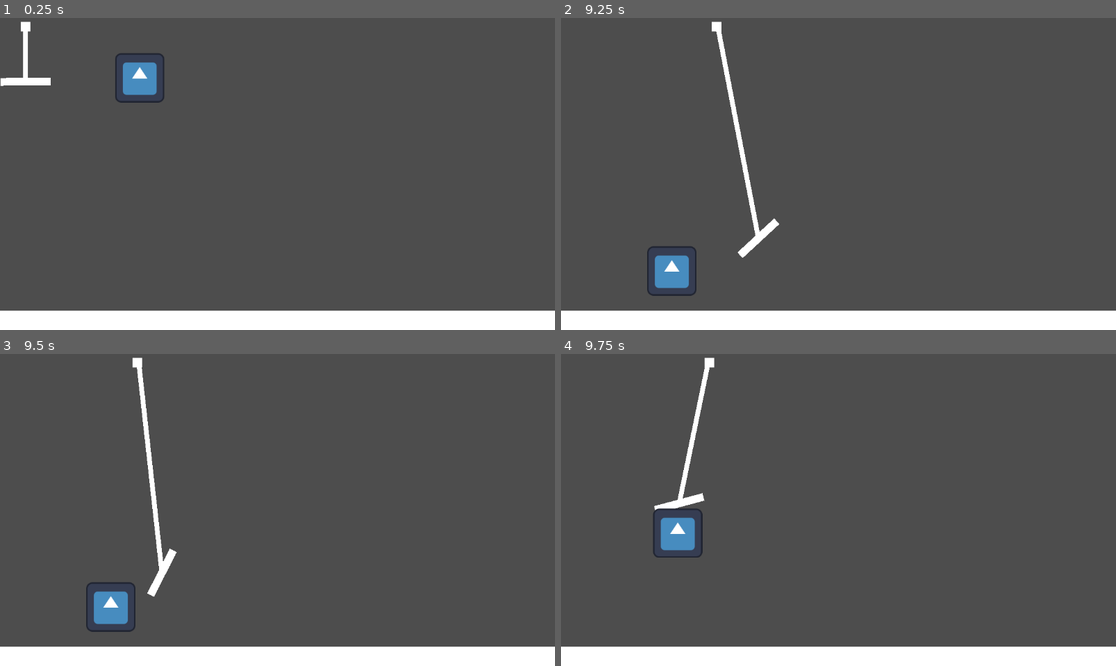
Above: before the commit, frames 1-4 (two rows, left to right).
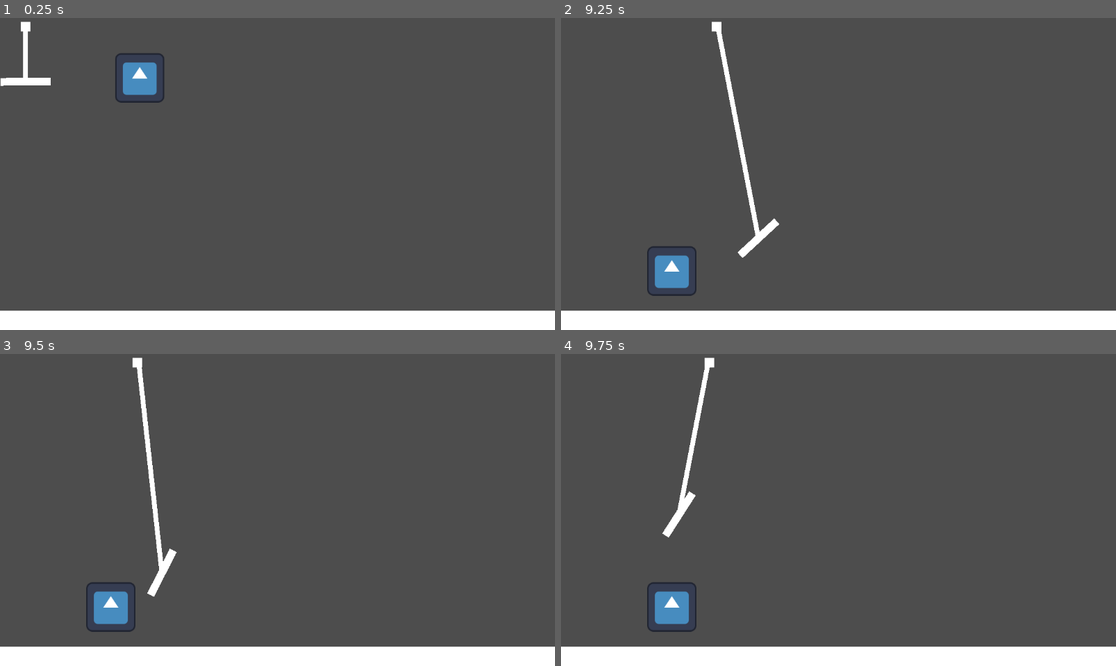
Above: after the commit, the same moments.

Repository: mmadsoup/LD53
Game: Godot game, scene res://scenes/game.tscn
Same seed, same stepped clock (60 frames per second), same inputs: the game is played once before the commit and once after it. The engine's default icon, where the game draws it, is replaced by a stand-in: a white triangle on a blue panel in a dark square.
Inputs:
- Up to frame 1 (0.25 s): no input
- Up to frame 2 (9.25 s): hold Right (ui_right) 0.53-2.03 s; tap Space (ui_select) at 0.6, 0.77, 1.07, 1.35, 1.52, 1.82, 2.1, 2.85, 3.02, 3.32, 3.6, 3.77, 4.07, 4.35, 4.52, 4.82, 5.1, 5.85, 6.02, 6.32, 6.6, 6.77, 7.07, 7.35, 7.52, 7.82, 8.1, 8.85, 9.02 s; hold Left (ui_left) 2.03-4.28 s; tap Enter at 4.25 s; hold Right (ui_right) 4.28-8.03 s; hold Left (ui_left) from 8.03 s (still down)
- Up to frame 3 (9.5 s): keep holding Left (ui_left); tap Space (ui_select) at 9.32 s
- Up to frame 4 (9.75 s): release Left (ui_left) at 9.53 s; hold Right (ui_right) from 9.53 s (still down); tap Space (ui_select) at 9.6 s

Frames 1-3 are identical in both runs. In frame 4, 2.1% of the frame differs, in the area x 15-27%, y 4-90%.

Commit message:
removed elif from grab check in claw

Diff:
--- a/scripts/claw.gd
+++ b/scripts/claw.gd
@@ -7,12 +7,13 @@
 @onready var damped_spring_joint_2d = $DampedSpringJoint2D
 
 
-# Called when the node enters the scene tree for the first time.
+
 func _ready():
 	line_2d.add_point(pivot.position, 0)
 	line_2d.add_point(claw.position, 1)
-# Called every frame. 'delta' is the elapsed time since the previous frame.
+
 func _process(delta):
+
 	line_2d.set_point_position(0, pivot.position)
 	line_2d.set_point_position(1, claw.position)
 
@@ -28,8 +29,7 @@
 	if Input.is_action_just_pressed('ui_select'):
 		if Globals.grabbed_item == null:
 			Globals.grab = !Globals.grab
-		elif Globals.grabbed_item != null and Globals.grab:
-			#Globals.grabbed_item.apply_impulse(Vector2(0, 100), Vector2(Globals.grabbed_item.x, 530))
+		if Globals.grabbed_item != null and Globals.grab:
 			Globals.grabbed_item = null
 			Globals.grab = false
 
--- a/scripts/game.gd
+++ b/scripts/game.gd
@@ -2,7 +2,7 @@
 @onready var claw = $Claw/Claw
 
 func _process(_delta):
-	if Globals.grabbed_item != null:
+	if Globals.grabbed_item != null and Globals.grab:
 		var _offx = 50
 		var _offy = 80
 
Not shown: 1 places in scenes/selkietest.tscn that only renumber resources
